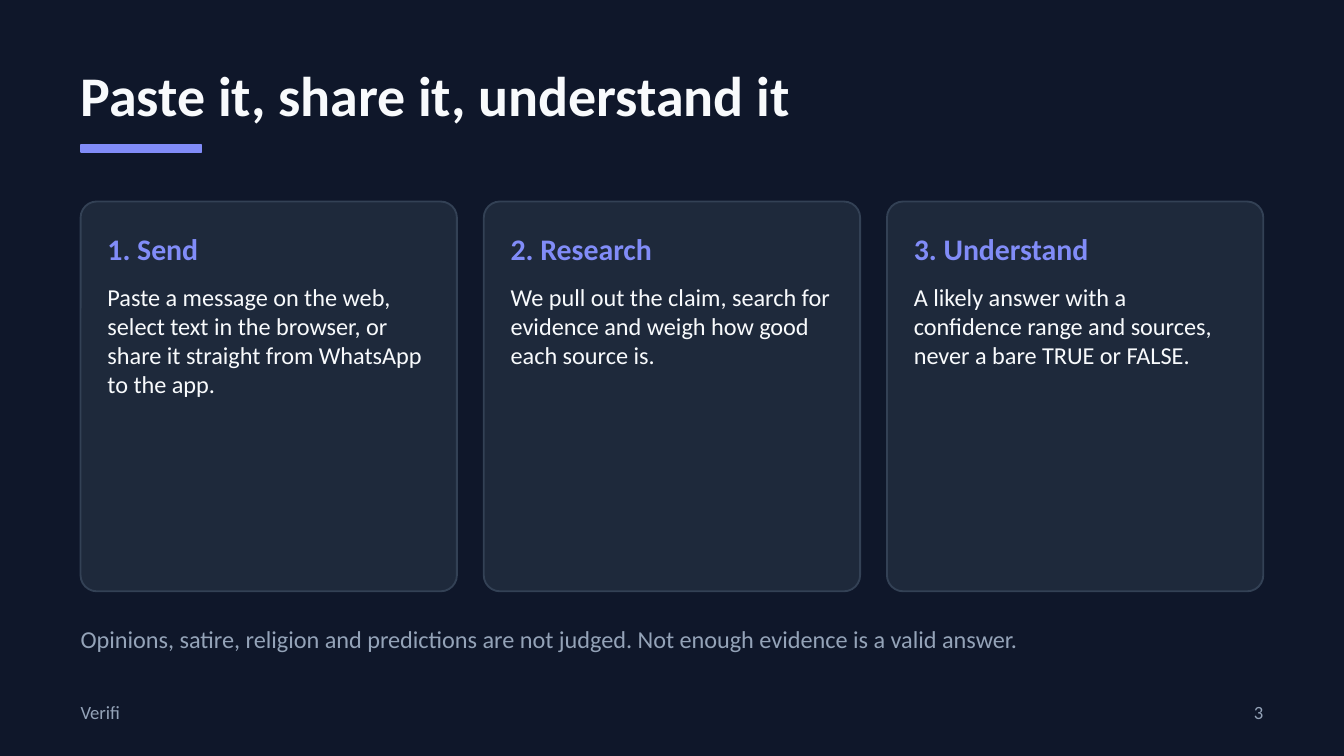
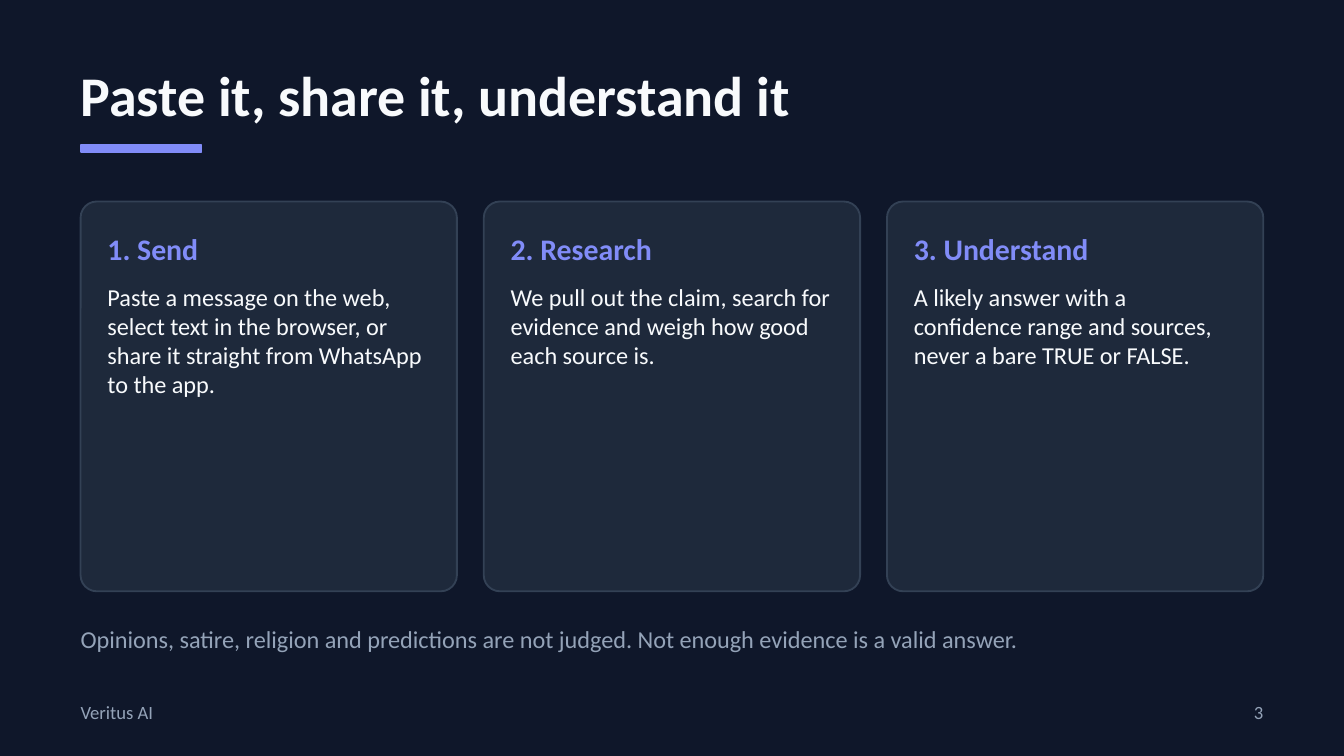
Before and after one commit to Ghunain43/Verirfi, a slide deck: slide 3 of docs/pitch-deck.pptx. Drawn at 1344x756 pixels with LibreOffice and Linux fonts; fonts in the diff are those of the drawing. Boxes give left, top, right and bottom in pixels: in the first picture for what was removed or moved away, otherwise in the second. Text is boxed around its words. In the diff, an @@ line names an element or a change of style, - is before the commit and + after.

```diff
--- a/docs/pitch-deck.pptx
+++ b/docs/pitch-deck.pptx
@@ text at <box>81,706,153,719</box>: text changed @@
-Verifi
+Veritus AI
```
Also in this commit, not shown: 6 other slides changed, 6 other files.
